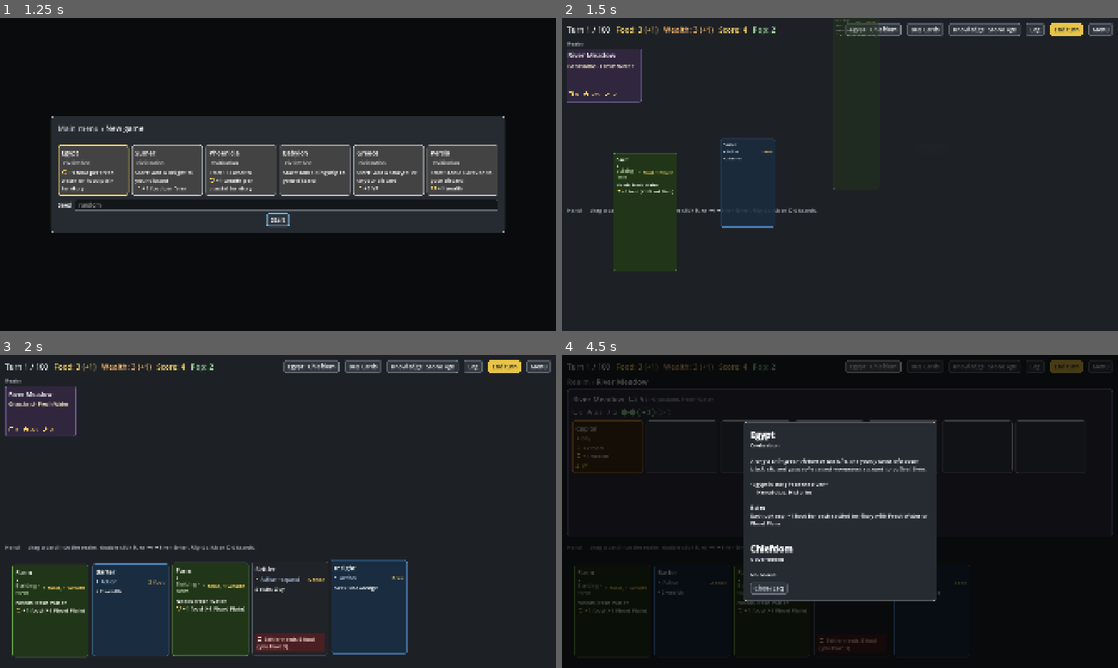
Above: before the commit, frames 1-4 (two rows, left to right).
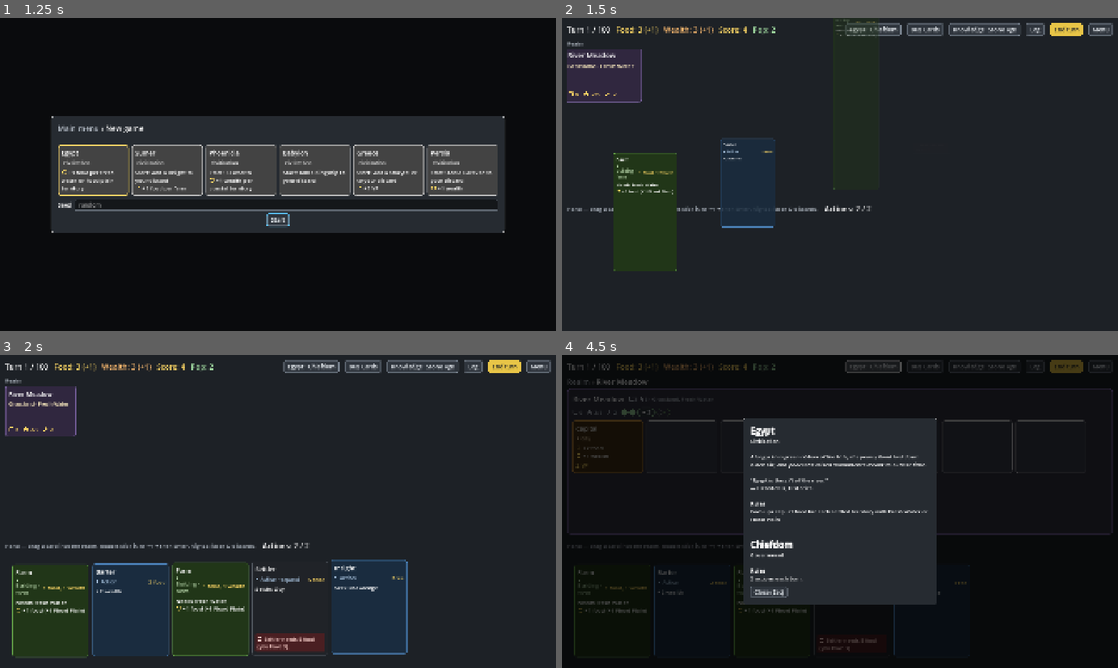
Above: after the commit, the same moments.

Repository: r888888888/4x-card-game
Game: Godot game, scene res://ui/main.tscn
The game is run twice, just before and just after one commit, with the same random seed, the same clock (stepped at 60 frames per second) and the same inputs.
Inputs (mouse positions are in pixels of both pictures, inside the frame that each line leads up to):
- Up to frame 1 (1.25 s): click "New game" at 0.5 s
- Up to frame 2 (1.5 s): click "Start" at 1.25 s
- Up to frame 3 (2 s): no input
- Up to frame 4 (4.5 s): tap Enter (ui_accept) at 2 s; drag from (600, 411) to (895, 442) at 2.02 s; drag from (606, 445) to (812, 574) at 2.77 s; move the mouse to (612, 611) at 3.52 s; hold Right (ui_right) 3.53-4.25 s; tap L at 3.6 s; click (612, 611) at 3.67 s; click "Egypt · Chiefdom" at 4.25 s

Frame 1 is identical in both runs. In frame 2, 0.3% of the frame differs, in the area x 0-56%, y 60-63%; in frame 3, 0.5%; in frame 4, 3.7%, in the area x 0-100%, y 20-80%.

Commit message:
127: playing a card from hand uses an action; the government sets how many a turn has
Co-Authored-By: Claude Opus 5.5 <noreply@anthropic.com>

Diff:
--- a/data/cards.json
+++ b/data/cards.json
@@ -155,19 +155,19 @@
       "effects": []
     },
     {
-      "id": "chiefdom", "name": "Chiefdom", "type": "government",
-      "vp": 0, "tags": [],
-      "effects": []
-    },
-    {
-      "id": "kingship", "name": "Kingship", "type": "government",
+      "id": "chiefdom", "name": "Chiefdom", "type": "government", "actions": 2,
+      "vp": 0, "tags": [],
+      "effects": []
+    },
+    {
+      "id": "kingship", "name": "Kingship", "type": "government", "actions": 3,
       "vp": 0, "tags": [],
       "effects": [
         { "op": "gain", "resource": "wealth", "amount": 1, "trigger": "upkeep" }
       ]
     },
     {
-      "id": "theocracy", "name": "Theocracy", "type": "government",
+      "id": "theocracy", "name": "Theocracy", "type": "government", "actions": 3,
       "vp": 0, "tags": [],
       "effects": [
         { "op": "score", "amount": 1, "trigger": "upkeep" }
--- a/engine/card_def.gd
+++ b/engine/card_def.gd
@@ -22,6 +22,7 @@
 var slots: int = 0  # territories: building slots
 var housing: int = 0  # territories: most pop the territory can hold; buildings: housing added to their territory
 var famine_guard: int = 0  # buildings: pop on their territory saved from starving each upkeep, while working
+var actions: int = 0  # governments: actions each turn while it rules (127); 0 sets none (unlimited)
 var keywords: Array[String] = []  # territories: keyword ids from config
 var requires: Array[String] = []  # buildings: the territory needs any of these keywords
 var era := 1  # techs: the era whose research deck holds this tech (see the add_era op)
@@ -62,6 +63,8 @@
 	if text != "":
 		return text
 	var parts: PackedStringArray = []
+	if actions > 0:
+		parts.append(actions_text())
 	if not requires.is_empty():
 		parts.append("Needs " + "/".join(PackedStringArray(requires.map(func(k): return k.capitalize()))))
 	var prev: Effect = null
@@ -97,6 +100,8 @@
 	var parts: PackedStringArray = []
 	if type == TERRITORY:
 		return territory_text(keywords)
+	if actions > 0:
+		parts.append(actions_text())
 	if not requires.is_empty():
 		parts.append("Requires " + keyword_names(requires))
 	for e in effects:
@@ -121,6 +126,11 @@
 	return "\n".join(parts)
 
 
+## A government's actions line (127): "2 actions each turn."
+func actions_text() -> String:
+	return "%d action%s each turn." % [actions, "" if actions == 1 else "s"]
+
+
 ## A territory's tooltip for a copy with these keywords (printed, plus any rolled resources).
 func territory_text(copy_keywords: Array[String]) -> String:
 	var parts: PackedStringArray = ["%d building slot%s, holds up to %d pop" % [slots, "" if slots == 1 else "s", housing]]
--- a/engine/card_play.gd
+++ b/engine/card_play.gd
@@ -11,6 +11,8 @@
 	var card := e.zone("hand").find(uid)
 	if card == null:
 		return "That card is not in your hand."
+	if actions_left(e) == 0:
+		return "No actions left this turn."
 	if card.def.type == CardDef.GOVERNMENT and e.government() != -1 and e.zone("government").cards[0].def.id == card.def.id:
 		return "%s is already your government." % card.def.name
 	for r in card.def.cost:
@@ -63,6 +65,7 @@
 	var hand := e.zone("hand")
 	var card := hand.find(uid)
 	hand.remove(card)
+	e.state.actions_used += 1
 	var to_zone := _destination(card)
 	e._outcome = _new_outcome(uid, to_zone, target)
 	e.play_target = target
@@ -86,6 +89,20 @@
 	e.card_played.emit(outcome)
 	e.changed.emit()
 	return true
+
+
+## Actions each turn from the ruling government's `actions` (127), or -1 (unlimited) when none rules or it sets none.
+static func actions_per_turn(e: GameEngine) -> int:
+	var gov := e.zone("government")
+	if gov.is_empty() or gov.cards[0].def.actions == 0:
+		return -1
+	return gov.cards[0].def.actions
+
+
+## Actions left this turn: actions_per_turn less the cards played from hand, never below 0; -1 when unlimited.
+static func actions_left(e: GameEngine) -> int:
+	var per_turn := actions_per_turn(e)
+	return -1 if per_turn < 0 else maxi(0, per_turn - e.state.actions_used)
 
 
 ## Buildings target a territory; other cards need a target if a "play" effect does.
--- a/engine/data_loader.gd
+++ b/engine/data_loader.gd
@@ -20,8 +20,9 @@
 	"discard": [CardDef.EVENT],
 	"flavor": [CardDef.CIVILIZATION],
 	"quote": [CardDef.CIVILIZATION],
+	"actions": [CardDef.GOVERNMENT],
 }
-const TYPE_PLURALS := {CardDef.TERRITORY: "territories", CardDef.BUILDING: "buildings", CardDef.TECH: "techs", CardDef.EVENT: "events", CardDef.CIVILIZATION: "civilizations"}
+const TYPE_PLURALS := {CardDef.TERRITORY: "territories", CardDef.BUILDING: "buildings", CardDef.TECH: "techs", CardDef.EVENT: "events", CardDef.CIVILIZATION: "civilizations", CardDef.GOVERNMENT: "governments"}
 ## Card types that never sit on a territory, so their effects can't use a keyword or need a target.
 const NO_TERRITORY_TYPES: Array[String] = [CardDef.TECH, CardDef.EVENT, CardDef.GOVERNMENT]
 ## The keys of an event's discard object (its discard conditions). Only a duration so far.
@@ -221,6 +222,8 @@
 	elif def.type == CardDef.BUILDING:
 		def.housing = Fields.read_int(c, "housing", errs, 1, 0)
 		def.famine_guard = Fields.read_int(c, "famine_guard", errs, 1, 0)
+	elif def.type == CardDef.GOVERNMENT:
+		def.actions = Fields.read_int(c, "actions", errs, 1, 0)
 	for key in TYPE_FIELDS:
 		var types: Array = TYPE_FIELDS[key]
 		if c.has(key) and not types.has(def.type):
--- a/engine/game_engine.gd
+++ b/engine/game_engine.gd
@@ -287,6 +287,16 @@
 	return zone(zone_name).count_tag(tag)
 
 
+## How many cards can be played from hand each turn: the ruling government's actions (127), or -1 for no limit.
+func actions_per_turn() -> int:
+	return CardPlay.actions_per_turn(self)
+
+
+## Actions left this turn (playing a card from hand uses 1; nothing else does), or -1 for no limit.
+func actions_left() -> int:
+	return CardPlay.actions_left(self)
+
+
 ## Why hand card uid can't be played on any target right now, or "" if it can. Unlike play_error, a card
 ## with several valid targets isn't blocked by the choice between them: it is checked on the first.
 func playable_error(uid: int) -> String:
--- a/engine/game_state.gd
+++ b/engine/game_state.gd
@@ -15,6 +15,7 @@
 var era := 1  # the highest era of techs added to the research deck
 var eras_added: Array[int] = []  # eras add_era has already shuffled in
 var discard_left := 0  # cards still to discard before the turn can end; 0 = none pending
+var actions_used := 0  # cards played from hand this turn (127)
 var supply: Dictionary = {}  # card_id -> copies left to buy, in config order
 var locked_supply: Dictionary = {}  # card_id -> true for piles not yet unlocked (057)
 var next_uid := 1
@@ -44,6 +45,7 @@
 	s.era = era
 	s.eras_added = eras_added.duplicate()
 	s.discard_left = discard_left
+	s.actions_used = actions_used
 	s.supply = supply.duplicate()
 	s.locked_supply = locked_supply.duplicate()
 	s.next_uid = next_uid
--- a/engine/turn_loop.gd
+++ b/engine/turn_loop.gd
@@ -119,6 +119,7 @@
 
 static func start_turn(e: GameEngine) -> void:
 	e.turn += 1
+	e.state.actions_used = 0
 	e._log("— Turn %d —" % e.turn)
 	resolve_upkeep(e)
 	if e.population_on():
--- a/tests/test_actions.gd
+++ b/tests/test_actions.gd
@@ -50,7 +50,7 @@
 	check_cases([
 		["below 1", [{"id": "x", "name": "X", "type": "government", "actions": 0}], ["'x'", "actions"]],
 		["not an int", [{"id": "x", "name": "X", "type": "government", "actions": "two"}], ["'x'", "actions"]],
-		["on an action", [{"id": "x", "name": "X", "type": "action", "actions": 2}], "unknown field 'actions'", "warning_only"],
+		["on an action", [{"id": "x", "name": "X", "type": "action", "actions": 2}], "'actions' only applies to governments", "warning_only"],
 	], load_cards)
 
 
--- a/tests/test_identity_lines.gd
+++ b/tests/test_identity_lines.gd
@@ -84,7 +84,8 @@
 		"flavor, then quote, then rules: %s" % body)
 	var gov_at := body.find("Chiefdom")
 	check(gov_at > body.find(civ.rules[0]), "the government after the civilization: %s" % body)
-	check(body.find("No bonus.", gov_at) != -1, "Chiefdom has no rules: 'No bonus.': %s" % body)
+	for line in Game.engine.def_details(id_in("government")).rules:  # since 127, at least its actions
+		check(body.find(line, gov_at) != -1, "the government's rules ('%s'): %s" % [line, body])
 	close_main(main)
 
 
--- a/ui/main.gd
+++ b/ui/main.gd
@@ -19,6 +19,7 @@
 var frontier: HBoxContainer  # discovered, unsettled territories
 var hand: HBoxContainer
 var hand_scroll: ScrollContainer
+var actions_label: Label  # "Actions: 1 / 2" beside the hand's heading; hidden when actions are unlimited (127)
 var choices: ChoiceOverlays
 var supply: SupplyScreen
 var drag: DragController
@@ -200,7 +201,7 @@
 func section_headings() -> Array[Dictionary]:
 	var out: Array[Dictionary] = []
 	for section in _play_area.get_children().filter(func(c): return c != territory_view):
-		var heading: Label = section.get_child(0)
+		var heading: Label = section.find_children("*", "Label", true, false)[0]  # the hand's shares a row (127)
 		out.append({"text": heading.text, "tooltip": heading.tooltip_text})
 	return out
 
@@ -369,6 +370,8 @@
 	var e := Game.engine
 	territory_view.close_if_stale(e)
 	_top_bar.refresh(e, fx, supply.is_open())
+	actions_label.visible = e.actions_per_turn() >= 0
+	UIKit.set_stat(actions_label, "Actions: %d / %d" % [e.actions_left(), e.actions_per_turn()])
 	var hand_cards := e.zone("hand").cards
 	var rows := {"reveal": choices.reveal, "research_reveal": choices.research_row, "active_events": _events.row}
 	for zone_name in _row_sections:
@@ -586,6 +589,14 @@
 	_events = EventsSection.new(_play_area)
 
 	var hand_section := UIKit.section(_play_area, "Hand — drag a card into the realm, double-click it, or ←/→ then Enter. Right-click or D discards.")
+	var hand_heading := HBoxContainer.new()  # the heading, then the actions counter (127)
+	hand_heading.add_theme_constant_override("separation", 24)
+	hand_section.get_child(0).reparent(hand_heading)
+	actions_label = UIKit.stat(hand_heading)
+	actions_label.mouse_filter = Control.MOUSE_FILTER_PASS
+	actions_label.tooltip_text = "Playing a card from your hand uses 1 action. Your government sets how many you get each turn."
+	hand_section.add_child(hand_heading)
+	hand_section.move_child(hand_heading, 0)
 	hand_scroll = ScrollContainer.new()
 	hand_scroll.size_flags_horizontal = Control.SIZE_EXPAND_FILL
 	hand_scroll.custom_minimum_size.y = CardView.HAND_SIZE.y + Anim.LIFT_ROOM + 20
